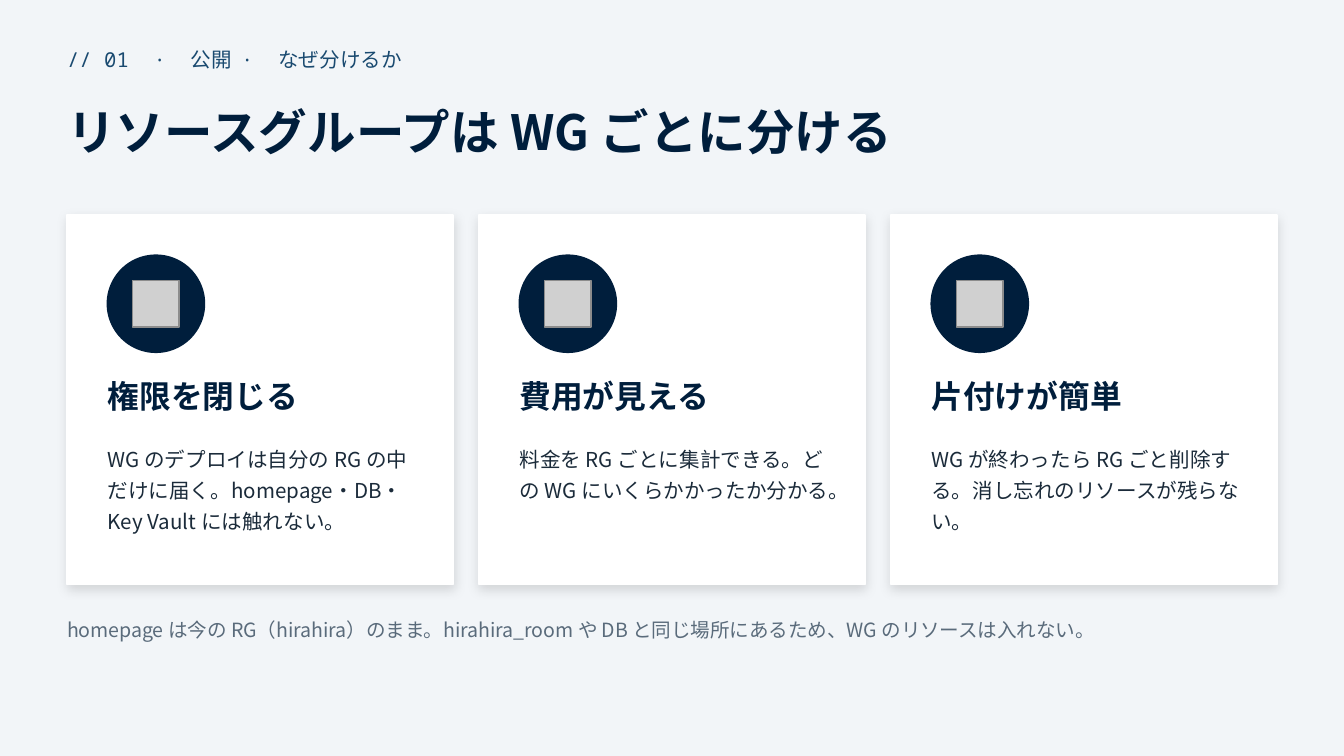
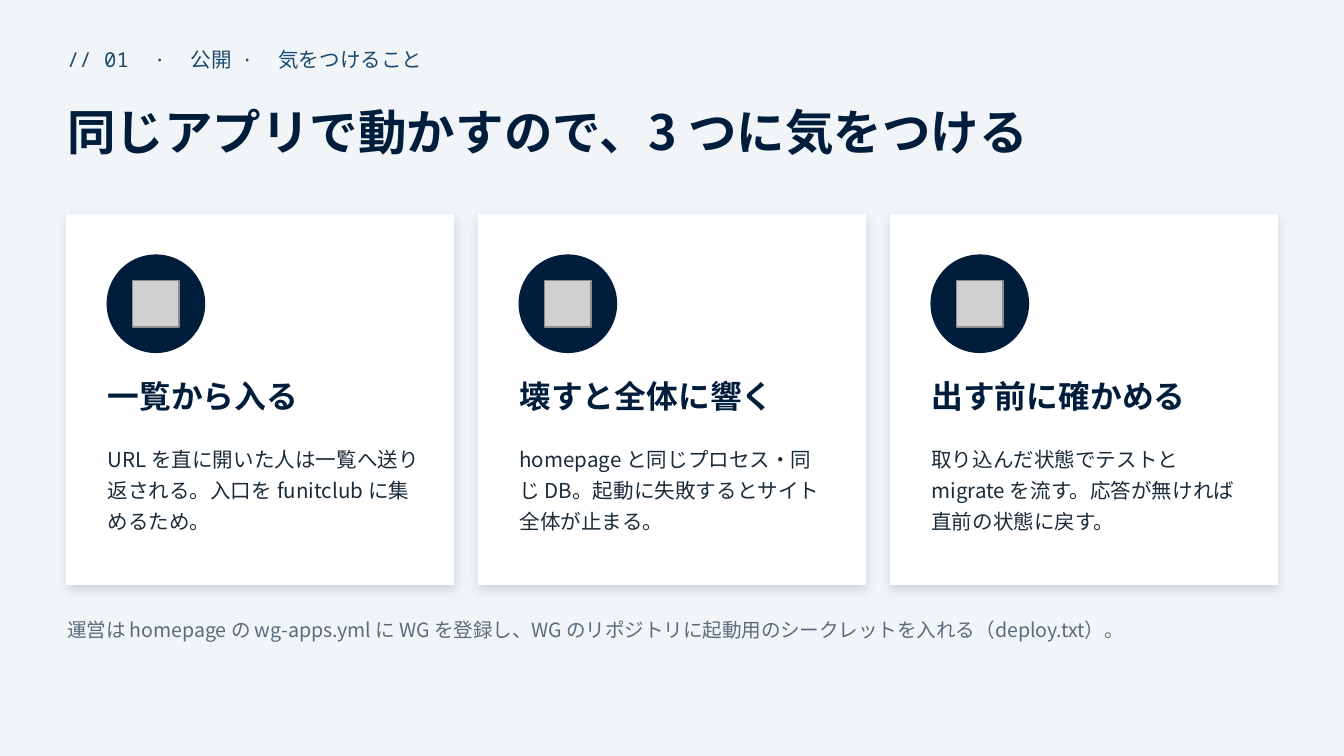
Before and after one commit to funITclub/homepage, a slide deck: slide 11 of static/guide/01_リポジトリの作り方と運用.pptx. Drawn at 1344x756 pixels with LibreOffice and Linux fonts; fonts in the diff are those of the drawing; grey boxes stand for pictures. Boxes give left, top, right and bottom in pixels: in the first picture for what was removed or moved away, otherwise in the second. Text is boxed around its words. In the diff, an @@ line names an element or a change of style, - is before the commit and + after.

```diff
--- a/static/guide/01_リポジトリの作り方と運用.pptx
+++ b/static/guide/01_リポジトリの作り方と運用.pptx
@@ text at <box>104,50,422,69</box>: text changed @@
-// 01 · 公開 · なぜ分けるか
+// 01 · 公開 · 気をつけること
@@ text at <box>67,108,1028,155</box>: text changed @@
-リソースグループは WG ごとに分ける
+同じアプリで動かすので、3 つに気をつける
@@ text at <box>107,381,298,411</box>: text changed @@
-権限を閉じる
+一覧から入る
@@ text at <box>519,380,773,411</box>: text changed @@
-費用が見える
+壊すと全体に響く
@@ text at <box>931,381,1185,411</box>: text changed @@
-片付けが簡単
+出す前に確かめる
@@ text at <box>108,449,418,530</box>: text changed @@
-WG のデプロイは自分の RG の中だけに届く。homepage・DB・Key Vault には触れない。
+URL を直に開いた人は一覧へ送り返される。入口を funitclub に集めるため。
@@ text at <box>931,449,1234,531</box>: text changed @@
-WG が終わったら RG ごと削除する。消し忘れのリソースが残らない。
+取り込んだ状態でテストと migrate を流す。応答が無ければ直前の状態に戻す。
@@ text at <box>519,450,820,531</box>: text changed @@
-料金を RG ごとに集計できる。どの WG にいくらかかったか分かる。
+homepage と同じプロセス・同じ DB。起動に失敗するとサイト全体が止まる。
@@ text at <box>67,620,1123,642</box>: text changed @@
-homepage は今の RG（hirahira）のまま。hirahira_room や DB と同じ場所にあるため、WG のリソースは入れない。
+運営は homepage の wg-apps.yml に WG を登録し、WG のリポジトリに起動用のシークレットを入れる（deploy.txt）。
```
Also in this commit, not shown: 1 other slide changed, 4 other files.
